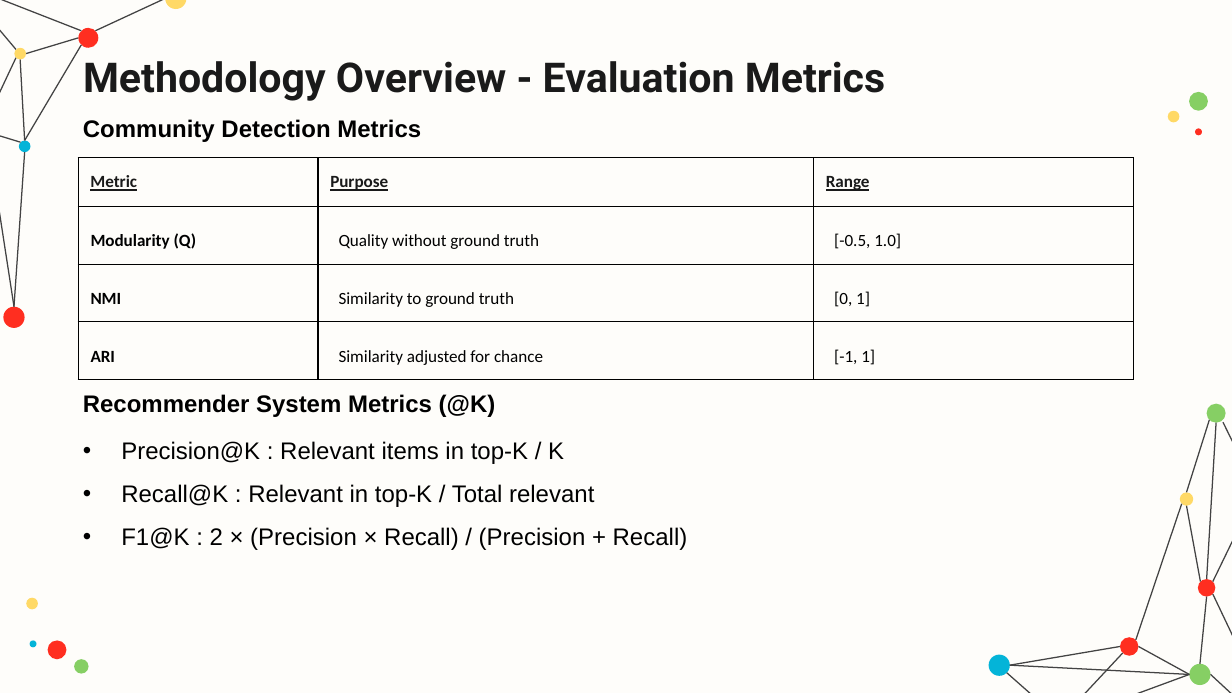
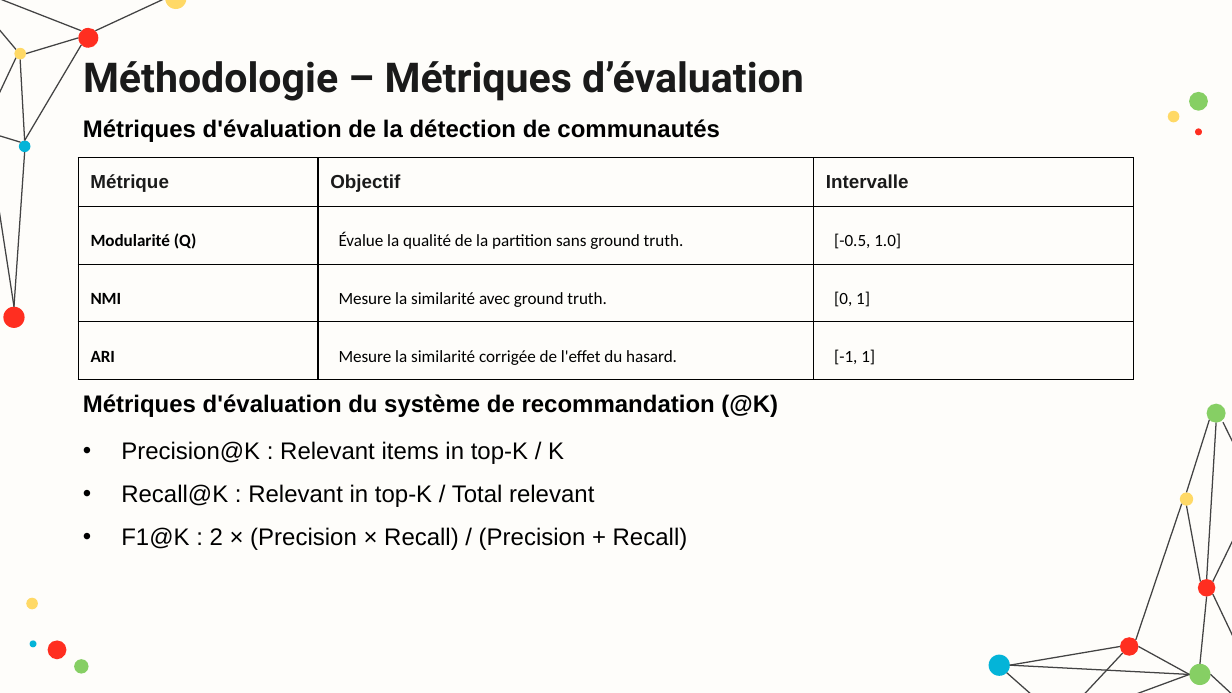
Before and after one commit to hamzamdn077/Master-Project, a slide deck: slide 14 of presentation.pptx (slide 16 before the commit). Drawn at 1232x693 pixels with LibreOffice and Linux fonts; fonts in the diff are those of the drawing. Boxes give left, top, right and bottom in pixels: in the first picture for what was removed or moved away, otherwise in the second. Text is boxed around its words. In the diff, an @@ line names an element or a change of style, - is before the commit and + after.

```diff
--- a/presentation.pptx
+++ b/presentation.pptx
@@ title at [83, 61, 804, 101]: text changed @@
-Methodology Overview - Evaluation Metrics
+Méthodologie – Métriques d’évaluation
@@ text at [83, 119, 720, 142]: text changed @@
-Community Detection Metrics
+Métriques d'évaluation de la détection de communautés
@@ table at [78, 158, 1133, 369] @@
-row 1: Metric | Purpose | Range
+row 1: Métrique | Objectif | Intervalle
-row 2, column 1: Modularity (Q)
+row 2, column 1: Modularité (Q)
-row 2, column 2: Quality without ground truth
+row 2, column 2: Évalue la qualité de la partition sans ground truth.
-row 3, column 2: Similarity to ground truth
+row 3, column 2: Mesure la similarité avec ground truth.
-row 4, column 2: Similarity adjusted for chance
+row 4, column 2: Mesure la similarité corrigée de l'effet du hasard.
@@ text at [83, 394, 778, 417]: text changed @@
-Recommender System Metrics (@K)
+Métriques d'évaluation du système de recommandation (@K)
```
Also in this commit, not shown: 8 other slides changed, 18 slides added, 20 slides removed, 2 other files.
